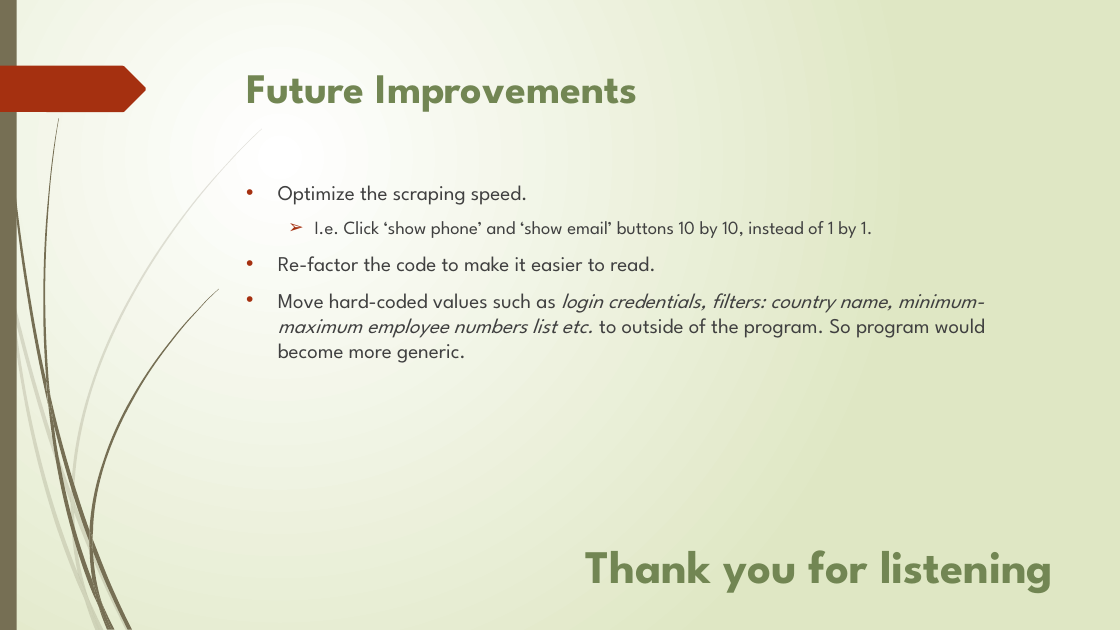
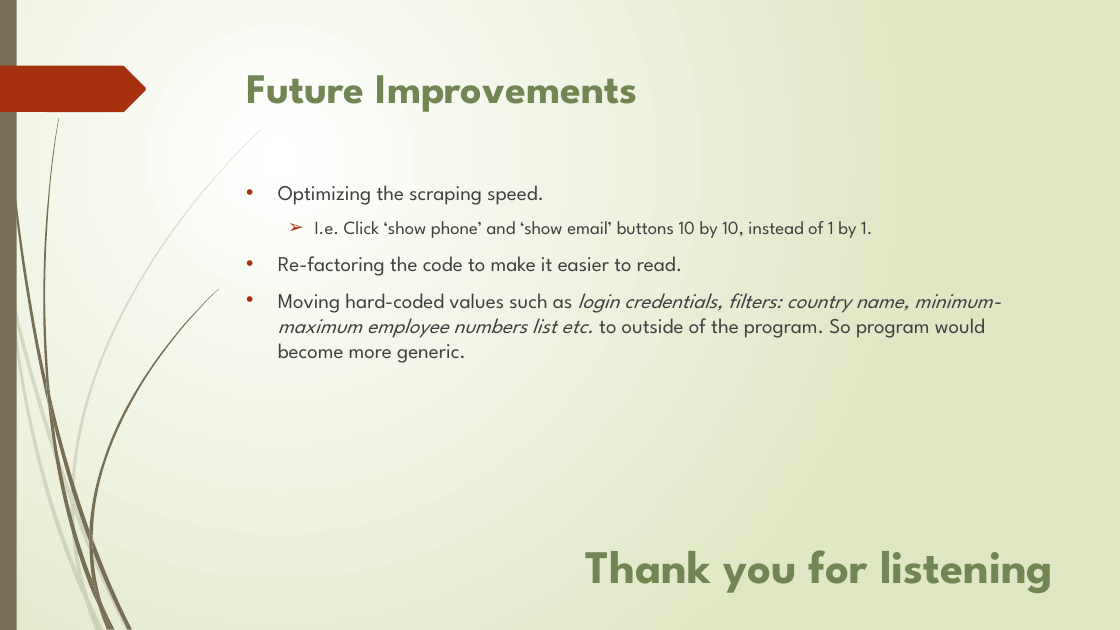
Before and after one commit to storm999/FullyAutomatedDataScrapingToolForInnoscriptaHackathon, a slide deck: slide 10 of data scraping.pptx. Drawn at 1120x630 pixels with LibreOffice and Linux fonts; fonts in the diff are those of the drawing. Boxes give left, top, right and bottom in pixels: in the first picture for what was removed or moved away, otherwise in the second. Text is boxed around its words. In the diff, an @@ line names an element or a change of style, - is before the commit and + after.

Commit message:
slide

```diff
--- a/data scraping.pptx
+++ b/data scraping.pptx
@@ text at (278,185,544,205): text changed @@
-• Optimize the scraping speed.
+• Optimizing the scraping speed.
@@ text at (278,256,1000,363): text changed @@
-• Re-factor the code to make it easier to read.
-• Move hard-coded values such as login credentials, filters: country name, minimum-maximum employee numbers list etc. to outside of the program. So program would become more generic.
+• Re-factoring the code to make it easier to read.
+• Moving hard-coded values such as login credentials, filters: country name, minimum-maximum employee numbers list etc. to outside of the program. So program would become more generic.
```
